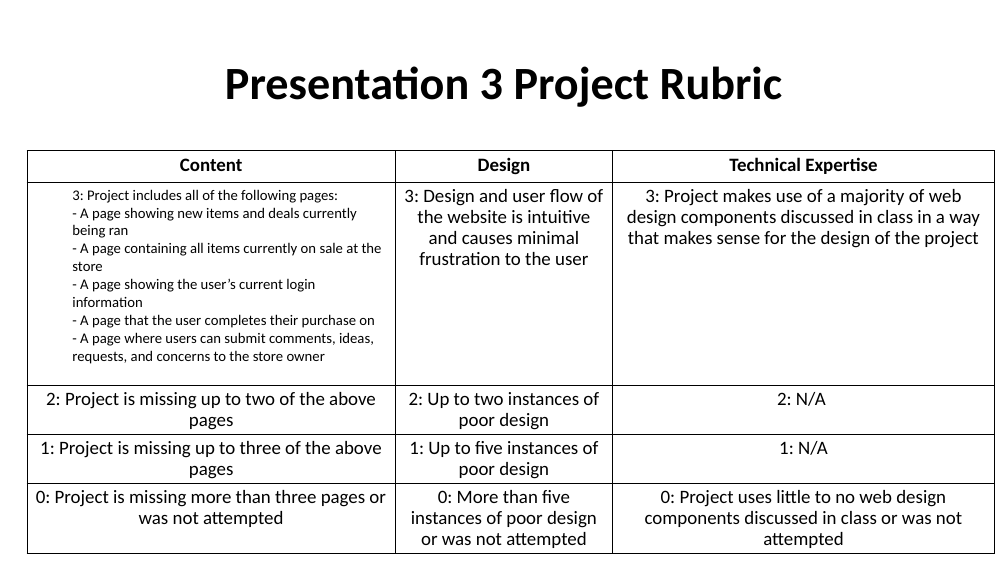
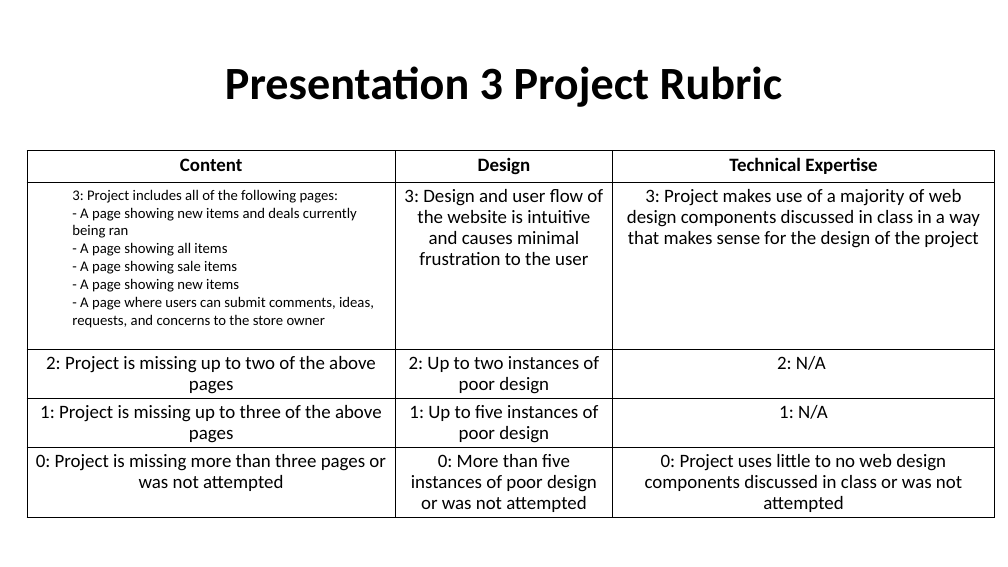
Before and after one commit to MrJoshGross/Course-Curricular-Material, a slide deck: slide 1 of Computer Science Discoveries/Projects/Project 3/Project 3 Rubrics.pptx. Drawn at 1008x567 pixels with LibreOffice and Linux fonts; fonts in the diff are those of the drawing. Boxes give left, top, right and bottom in pixels: in the first picture for what was removed or moved away, otherwise in the second. Text is boxed around its words. In the diff, an @@ line names an element or a change of style, - is before the commit and + after.

Commit message:
revise project description

```diff
--- a/Computer Science Discoveries/Projects/Project 3/Project 3 Rubrics.pptx
+++ b/Computer Science Discoveries/Projects/Project 3/Project 3 Rubrics.pptx
@@ table at (x1=27, y1=151, x2=995, y2=516) @@
-row 2, column 1: 3: Project includes all of the following pages: / - A page showing new items and deals currently being ran / - A page containing all items currently on sale at the store / - A page showing the user’s current login information / - A page that the user completes their purchase on / - A page where users can submit comments, ideas, requests, and concerns to the store owner
+row 2, column 1: 3: Project includes all of the following pages: / - A page showing new items and deals currently being ran / - A page showing all items / - A page showing sale items / - A page showing new items / - A page where users can submit comments, ideas, requests, and concerns to the store owner
```
Also in this commit, not shown: 1 other file.
